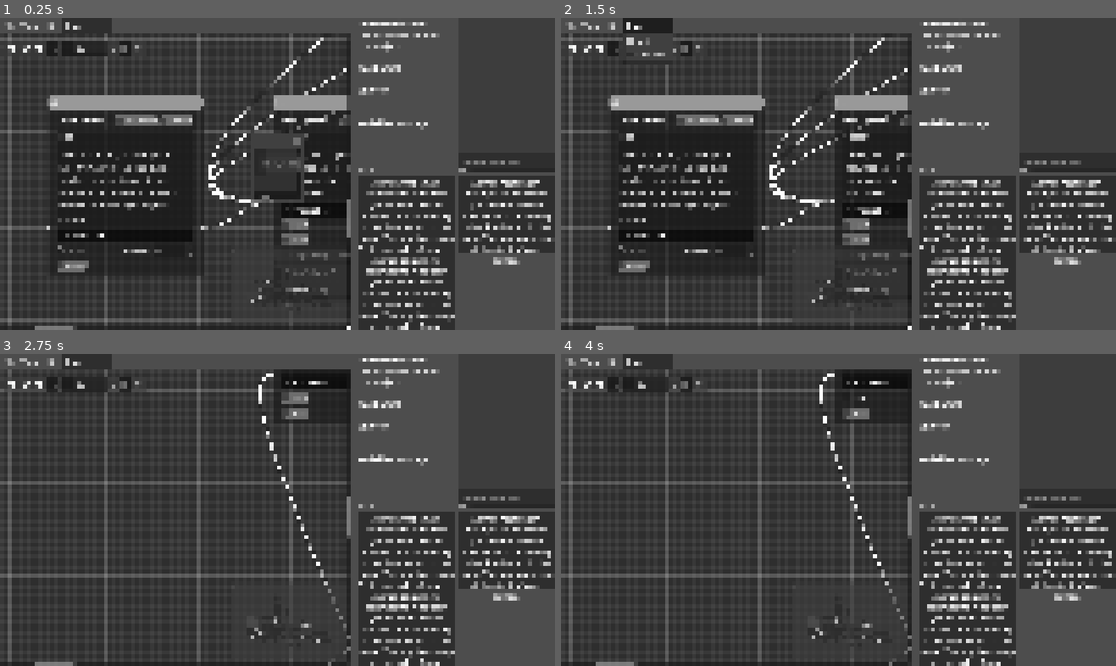
Above: before the commit, frames 1-4 (two rows, left to right).
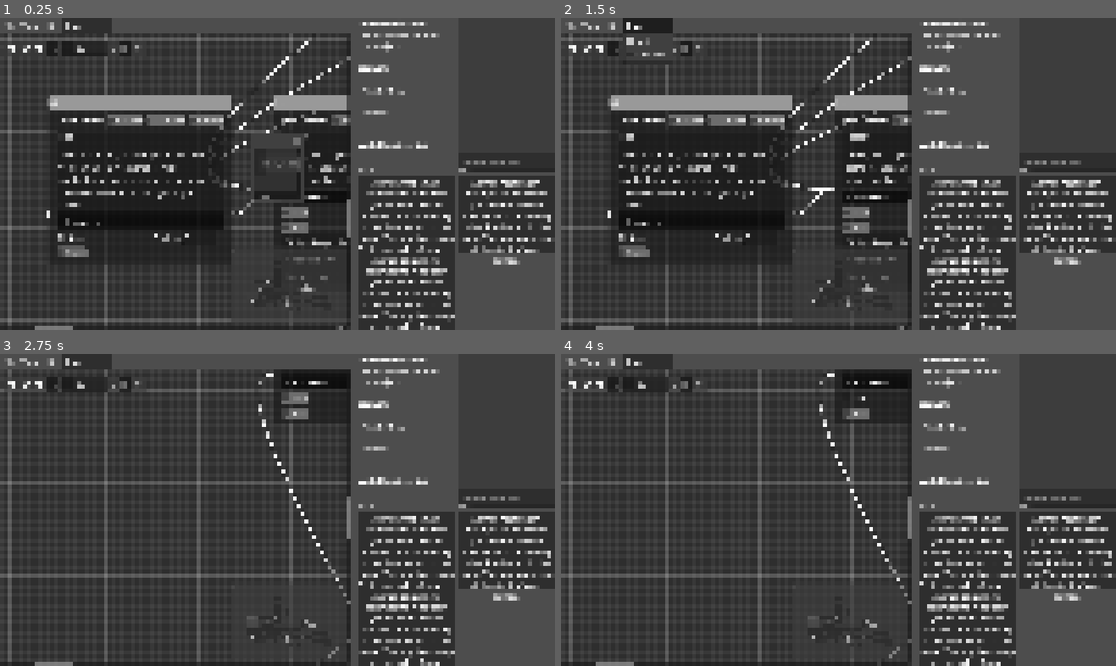
Above: after the commit, the same moments.

Repository: Roboticy3/Louder
Game: Godot game, scene res://proto_simulator/proto_simulator_wrapper.tscn
The game is run twice, just before and just after one commit, with the same random seed, the same clock (stepped at 60 frames per second) and the same inputs.
Inputs (mouse positions are in pixels of both pictures, inside the frame that each line leads up to):
- Up to frame 1 (0.25 s): no input
- Up to frame 2 (1.5 s): click (921, 227) at 0.52 s; type "Alex" at 0.6 s; click (1066, 161) at 0.75 s; type "12" at 0.83 s; click "hub" at 1.25 s
- Up to frame 3 (2.75 s): click (349, 456) at 2 s, where only the run after the commit has a clickable "Branch"
- Up to frame 4 (4 s): click "Start" at 2.75 s; click "Start" at 3.5 s

The runs differ from the first frame. In frame 1, 6.8% of the frame differs, in the area x 8-78%, y 6-100%; in frame 2, 7.1%; in frame 3, 1.4%; in frame 4, 1.4%.

Commit message:
scaffolding for branches

Diff:
--- a/editor/entities/hub_entity.tscn
+++ b/editor/entities/hub_entity.tscn
@@ -98,6 +98,15 @@
 layout_mode = 2
 size_flags_horizontal = 3
 
+[node name="BranchCheck" type="CheckBox" parent="TextSectionWrapper/TextSection/HBoxContainer" unique_id=1490500834 node_paths=PackedStringArray("mutual_exclusive")]
+layout_mode = 2
+size_flags_vertical = 4
+theme_override_styles/normal = SubResource("StyleBoxFlat_2sc04")
+text = "Branch"
+script = ExtResource("2_6jgyt")
+mutual_exclusive = [NodePath("../../branch")]
+inverted = true
+
 [node name="is_choice" type="CheckBox" parent="TextSectionWrapper/TextSection/HBoxContainer" unique_id=1659837714 node_paths=PackedStringArray("mutual_exclusive") groups=["hub_component"]]
 layout_mode = 2
 size_flags_vertical = 4
@@ -128,6 +137,15 @@
 size_flags_vertical = 0
 placeholder_text = "Recipient"
 wrap_mode = 0
+oneliner = true
+inliner = true
+
+[node name="branch" parent="TextSectionWrapper/TextSection" unique_id=1664207967 groups=["autocomplete_speaker", "hub_component"] instance=ExtResource("3_f5yrs")]
+layout_mode = 2
+size_flags_vertical = 0
+placeholder_text = "Branch"
+wrap_mode = 0
+delimiter_strings = Array[String](["\" \"", "' '"])
 oneliner = true
 inliner = true
 
--- a/editor/proto_simulator/ps_controller.gd
+++ b/editor/proto_simulator/ps_controller.gd
@@ -72,7 +72,7 @@
 func traverse(choice:String) -> bool:
 	#TODO - maybe some validation here that the choice is accessible to *this*
 	#controller and not just the simulator overall?
-	return simulator.traverse(choice)
+	return simulator.traverse(choice, _filter_valid_choice)
 
 func get_text(property:String) -> String:
 	return str(data.get(property))
--- a/editor/proto_simulator/ps_conversation_state.gd
+++ b/editor/proto_simulator/ps_conversation_state.gd
@@ -1,6 +1,6 @@
 class_name PSConversationState extends Resource
 
-var history:PackedInt32Array
+@export var position:int
 @export var covered:Dictionary[int, bool]
 
 @export var variables:Dictionary[StringName, Variant]
@@ -9,15 +9,13 @@
 func clear():
 	variables.clear()
 	covered.clear()
-	history.clear()
 
 func _on_traverse(to_position:int) -> bool:
 	var exists := to_position in covered
 	if !exists: covered[to_position] = true
-	history.push_back(to_position)
 	print("moved!")
 	print(self)
 	return exists
 
 func _to_string() -> String:
-	return "PSConversationState(\n history: %s\n)" % [str(history)]
+	return "PSConversationState(\n variables: %s\n)" % [str(variables)]
--- a/editor/proto_simulator/ps_debug_info.gd
+++ b/editor/proto_simulator/ps_debug_info.gd
@@ -6,6 +6,7 @@
 @export var show_position := true
 @export var show_choices := true
 @export var show_variables := true
+@export var all_branches := true
 
 func _ready() -> void:
 	if not simulator:
@@ -24,19 +25,30 @@
 	var parts: PackedStringArray = []
 	if show_conversation:
 		parts.append("[b]Conversation:[/b] %s" % simulator.conversation_path)
-	if show_position:
-		parts.append("[b]Position:[/b] %s" % str(simulator.get_position()))
-	if show_choices:
-		var raw_choices := simulator.list_choices_data(null, simulator.position, false)
-		var choice_texts: PackedStringArray = []
-		for c in raw_choices:
-			choice_texts.append(str(c.get("from_choice", "?")))
-		parts.append("[b]Choices:[/b]\n%s" % "\n".join(choice_texts) if choice_texts.size() else "[b]Choices:[/b] (none)")
-	if show_variables and simulator.state:
-		var vars: PackedStringArray = []
-		for key in simulator.state.variables:
-			vars.append("%s = %s" % [key, str(simulator.state.scope._get(key))])
-		parts.append("[b]Variables:[/b]\n%s" % "\n".join(vars) if vars.size() else "[b]Variables:[/b] (empty)")
+
+	var branches := simulator.state.keys()
+	if !all_branches:
+		if "" in branches:
+			branches = [""]
+		elif !branches.is_empty():
+			branches = branches.slice(0, 1)
+
+	for branch in branches:
+		parts.append("[b]Branch: %s [/b]" % str(branch))
+		if show_position:
+			parts.append("  [i]Position:[/i] %s" % str(simulator.get_position(branch)))
+		if show_choices:
+			var raw_choices := simulator.list_choices_data(null, branch)
+			var choice_texts: PackedStringArray = []
+			for c in raw_choices:
+				choice_texts.append("  %s" % str(c.get("from_choice", "?")))
+			parts.append("  [i]Choices:[/i]\n%s" % "\n".join(choice_texts) if choice_texts.size() else "[b]Choices:[/b] (none)")
+		if show_variables and simulator.state.get(branch):
+			var vars: PackedStringArray = []
+			for key in simulator.state[branch].variables:
+				vars.append("  %s = %s" % [key, str(simulator.state[branch].scope._get(key))])
+			parts.append("  [i]Variables:[/i]\n%s" % "\n".join(vars) if vars.size() else "[b]Variables:[/b] (empty)")
+
 	if !simulator.recessive.is_empty():
 		var entries: PackedStringArray = []
 		for key in simulator.recessive:
--- a/editor/proto_simulator/ps_simulator.gd
+++ b/editor/proto_simulator/ps_simulator.gd
@@ -18,12 +18,10 @@
 @export var conversation_path:="user://test.json"
 @export var conversation: PSConversation
 
-@export var start_position: int = 0
-
-@onready var position := 0
-
 @export var reset_state_on_ready := false
-@export var state:PSConversationState
+@export var state:Dictionary[String, PSConversationState] = {
+	"": PSConversationState.new()
+}
 var e := Expression.new()
 var recessive := {}
 var dominant := {}
@@ -33,17 +31,21 @@
 ### Getters
 ## These functions do not change the state of the simulator.
 
-func get_position() -> int:
-	return position
-
-func list_choices_data(filter=null, from_position:=position, evaluate_conditions:=true) -> Array:
-	var choices := conversation.get_connections_from(from_position)
-	if evaluate_conditions: choices = _evaluate_choices(choices)
+func get_position(branch:="") -> int:
+	var b:PSConversationState = state.get(branch)
+	if !b:
+		push_error("PSSimulator::get_position invalid branch ", branch, " (options: ", state.keys(), ")")
+		return -1
+	return b.position
+
+func list_choices_data(filter=null, branch:="", evaluate_conditions:=true) -> Array:
+	var choices := conversation.get_connections_from(get_position(branch))
+	if evaluate_conditions: choices = _evaluate_choices(choices, branch)
 	if filter is Callable:
 		choices = choices.filter(filter)
 	return choices
 
-func is_auto(from_position:=position) -> bool:
+func is_auto(from_position:=get_position()) -> bool:
 	var h = conversation.hubs_by_id.get(from_position)
 	if h == null:
 		push_error("Hub ", from_position, " does not exist!")
@@ -51,7 +53,7 @@
 
 	return h.get(HUB_ACHK, false)
 
-func is_start(from_position:=position) -> bool:
+func is_start(from_position:=get_position()) -> bool:
 	var h = conversation.hubs_by_id.get(from_position)
 	if h == null:
 		push_error("Hub ", from_position, " does not exist!")
@@ -62,11 +64,11 @@
 func get_property(from_position:int, property:String):
 	return str(conversation.hubs_by_id[from_position].get(property))
 
-func get_current_property(property:String):
-	return get_property(position, property)
-
-func merge_current_into(data:Dictionary):
-	var h:Dictionary = conversation.hubs_by_id.get(position, {})
+func get_current_property(property:String, branch:=""):
+	return get_property(get_position(branch), property)
+
+func merge_current_into(data:Dictionary, branch:=""):
+	var h:Dictionary = conversation.hubs_by_id.get(get_position(branch), {})
 	for k in h:
 		if h[k]:
 			data[k] = h[k]
@@ -81,7 +83,7 @@
 func _ready():
 	recessive = {}
 	dominant = {}
-	if reset_state_on_ready:
+	if !state or reset_state_on_ready:
 		_reset_state()
 	var c := PSConversation.new()
 	c.load_from_json(conversation_path)
@@ -97,23 +99,21 @@
 			start = id
 			break
 
-	if !state:
-		state = PSConversationState.new()
 	warp(start)
 
 	update_controllers()
 
 func _reset_state():
-	state = PSConversationState.new()
+	state = {"": PSConversationState.new()}
 
 func _on_conversation_changed(new_path:String):
 	conversation_path = new_path
 	_ready()
 
-func _evaluate_choices(choices: Array) -> Array:
+func _evaluate_choices(choices: Array, branch:="") -> Array:
 	var valid_choices := []
 	for c in choices:
-		if _evaluate_choice_single(c):
+		if _evaluate_choice_single(c, branch):
 			valid_choices.append(c)
 
 	return valid_choices
@@ -123,7 +123,12 @@
 		return 0
 	return conditions.count("\n") + 1
 
-func _evaluate_choice_single(c:Dictionary) -> bool:
+func _evaluate_choice_single(c:Dictionary, branch:="") -> bool:
+	var b:PSConversationState = state.get(branch)
+	if !b:
+		push_error("PSSimulator::_evaluate_choice_single invalid branch ", branch, " (options: ", state.keys(), ")")
+		return false
+
 	var to_id = int(c.get(CON_TOID))
 	var hub = conversation.hubs_by_id[to_id]
 	if !hub.get(HUB_COND):
@@ -138,21 +143,26 @@
 		if error != OK:
 			push_error("Condition ", condition, " \"", e.get_error_text(), "\". Treating as false")
 			return false
-		var result = e.execute([], state.scope)
-		print("Condition ", condition, " evaluated to ", result, ". Resulting scope: ", state.scope)
+		var result = e.execute([], b.scope)
+		print("Condition ", condition, " evaluated to ", result, ". Resulting scope: ", b.scope)
 		if !result:
 			return false
 	return true
 
-func _evaluate_hub(h:Dictionary) -> void:
-	_evaluate_hub_expressions(h)
-	_evaluate_dice_checks(h)
-	if !recessive.is_empty() && !is_auto():
+func _evaluate_hub(h:Dictionary, branch:="") -> void:
+	_evaluate_hub_expressions(h, branch)
+	_evaluate_dice_checks(h, branch)
+	if !recessive.is_empty() && !is_auto(get_position(branch)):
 		h.merge(recessive)
 	if !dominant.is_empty():
 		h.merge(dominant, true)
 
-func _evaluate_hub_expressions(h:Dictionary) -> void:
+func _evaluate_hub_expressions(h:Dictionary, branch:="") -> void:
+	var b:PSConversationState = state.get(branch)
+	if !b:
+		push_error("PSSimulator::_evaluate_hub_expressions invalid branch ", branch, " (options: ", state.keys(), ")")
+		return
+
 	if !h.get(HUB_STMT):
 		return
 	var expressions = str(h.get(HUB_STMT))
@@ -174,11 +184,16 @@
 		var error := e.parse(matches.strings[3])
 		if error != OK:
 			push_warning("Expression ", matches.strings[3], " \"", e.get_error_text(), "\". Skipping..")
-		state.scope[matches.strings[1]] = e.execute([], state.scope)
-		print("Expression ", matches.strings[3], " evaluated \"", e.get_error_text(), "\". Resulting scope: ", state.scope)
+		b.scope[matches.strings[1]] = e.execute([], b.scope)
+		print("Expression ", matches.strings[3], " evaluated \"", e.get_error_text(), "\". Resulting scope: ", b.scope)
 	return
 
-func _evaluate_dice_checks(h:Dictionary) -> void:
+func _evaluate_dice_checks(h:Dictionary, branch:="") -> void:
+	var b:PSConversationState = state.get(branch)
+	if !b:
+		push_error("PSSimulator::_evaluate_dice_checks invalid branch ", branch, " (options: ", state.keys(), ")")
+		return
+
 	if h.get(HUB_CVID) == null:
 		push_error("Hub ", h, " has no conversation_id!")
 		return
@@ -204,11 +219,11 @@
 		print("Evaluating dice check for connection ", c, " from hub ", h.get(HUB_CVID))
 
 		var dice_skill := str(check_h.get(HUB_DSKL, ""))
-		var skill_level := int(state.scope.get(dice_skill))
+		var skill_level := int(b.scope.get(dice_skill))
 		var dice_level := int(check_h.get(HUB_DLVL, 0))
 
 		var check_variable := "_%s_%s_%s_dc" % [h.get(HUB_CVID), c.get(CON_TOID), dice_skill]
-		_roll_into_outcome(check_variable, skill_level)
+		_roll_into_outcome(check_variable, skill_level, b.scope)
 
 		#to enact the dice roll, add a condition. This means future calls to
 		#list_choices will filter out failed rolls.
@@ -217,10 +232,10 @@
 		check_h[HUB_COND] = check_conditions
 		check_h.erase(HUB_DSKL)
 
-func _roll_into_outcome(outcome_variable:String, skill_level:int) -> void:
+func _roll_into_outcome(outcome_variable:String, skill_level:int, scope:PSVariableScope) -> void:
 	var roll := roll_dice()
 	var total := roll + skill_level
-	state.scope[outcome_variable] = total
+	scope[outcome_variable] = total
 	print("Rolled ", roll, " + ", skill_level, " = ", total, " for ", outcome_variable)
 
 ### TRAVERSAL
@@ -231,9 +246,10 @@
 ## the node linked by the choice made. If the resulting node has AutoCheck
 ## enabled, traversal will continue recursively until a non-auto node is
 ## reached.
-func traverse(choice_text: String, filter=null) -> bool:
+func traverse(choice_text: String, filter=null, branch:="") -> bool:
 	recessive = {}
 	dominant = {}
+	var position := get_position(branch)
 	var choice = null
 	for c in conversation.get_connections_from(position):
 		if str(c.get(CON_FCHC, "")) == choice_text:
@@ -245,39 +261,46 @@
 		return false
 
 	recessive[HUB_TXTC] = choice.get(CON_FCHC)
-	var w := warp(int(choice.get(CON_TOID, "")))
-	if w && is_auto():
-		_fill_dominant_on_auto()
-		return traverse_index(0,filter)
+	var w := warp(int(choice.get(CON_TOID, "")), branch)
+	if w && is_auto(position):
+		_fill_dominant_on_auto(branch)
+		return traverse_index(0,filter,branch)
 
 	update_controllers()
 	return w
 
-func traverse_index(i: int, filter=null) -> bool:
-	var choices := list_choices_data(filter)
+func traverse_index(i: int, filter=null, branch:="") -> bool:
+	var choices := list_choices_data(filter, branch)
+	var position := get_position(branch)
 	if i < 0 or i >= choices.size():
 		push_error("Traversed to choice index out of bounds: ", i)
 		return false
 
 	recessive[HUB_TXTC] = choices[i].get(CON_FCHC)
-	var w := warp(int(choices[i].get(CON_TOID, "")))
-	if w && is_auto():
-		_fill_dominant_on_auto()
-		return traverse_index(0, filter)
+	var w := warp(int(choices[i].get(CON_TOID, "")), branch)
+	if w && is_auto(position):
+		_fill_dominant_on_auto(branch)
+		return traverse_index(0, filter, branch)
 
 	update_controllers()
 	return w
 
-func warp(new_position:=position) -> bool:
+func warp(new_position:int, branch:="") -> bool:
+	var b:PSConversationState = state.get(branch)
+	if !b:
+		push_error("PSSimulator::warp invalid branch ", branch, " (options: ", state.keys(), ")")
+		return false
+
 	if new_position in conversation.hubs_by_id:
-		position = new_position
-		_evaluate_hub(conversation.hubs_by_id[position])
-		state._on_traverse(position)
+		b.position = new_position
+		_evaluate_hub(conversation.hubs_by_id[new_position], branch)
+		b._on_traverse(new_position)
 		return true
 	push_error("Warped to nonexistent location: ", new_position)
 	return false
 
-func _fill_dominant_on_auto():
+func _fill_dominant_on_auto(branch:=""):
+	var position := get_position(branch)
 	var w_txtc = conversation.hubs_by_id[position].get(HUB_TXTC)
 	if w_txtc:
 		dominant[HUB_TXTC] = w_txtc
